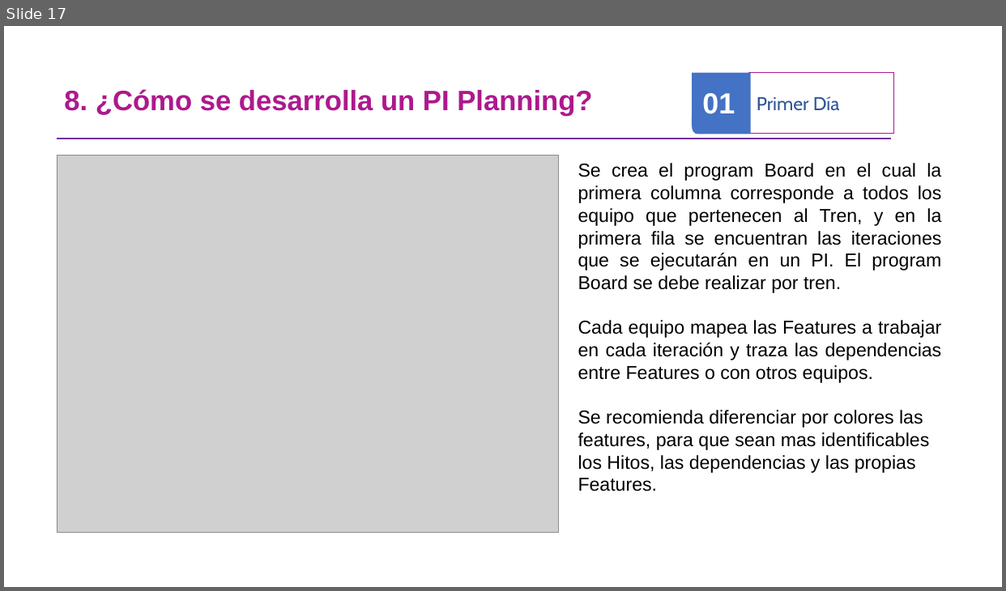
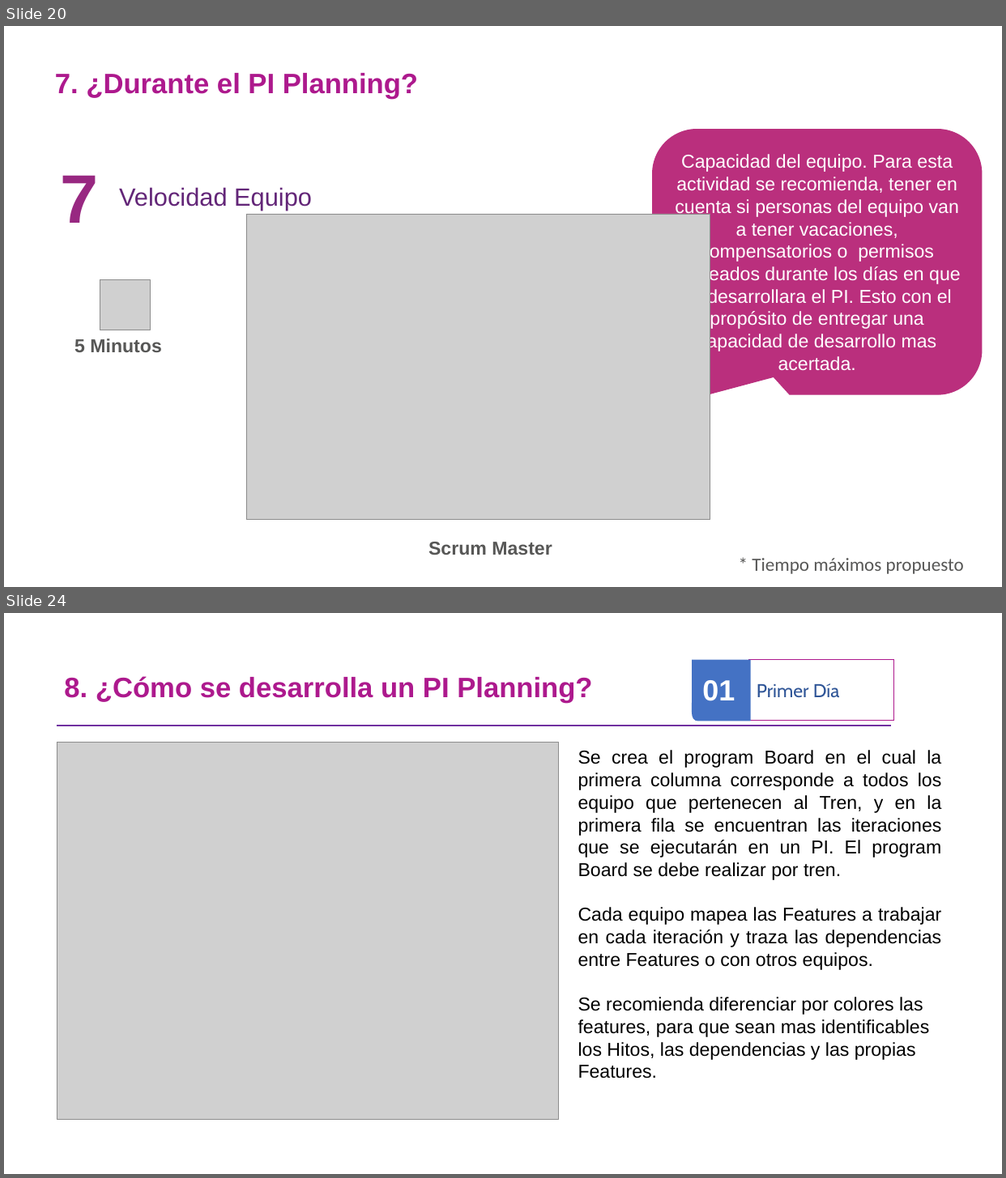
Before and after one commit to omesan/Agile, a slide deck: Stefanini/Stefanini.Clientes/Stefanini.Cliente.Experian/Guia PIPlanning _ExperianV1.0.pptx. Shown one above the other, each under a label of ours: slide 17 before the commit, slides 20 and 24 after it; the slides between them are not shown. The pictures are 1006x591 and 1006x1178 pixels, drawn with LibreOffice and Linux fonts; fonts in the diff are those of the drawing; grey boxes stand for pictures; background and template pictures are left out. Boxes give left, top, right and bottom in pixels: in the first picture for what was removed or moved away, otherwise in the second. Text is boxed around its words. In the diff, an @@ line names an element or a change of style, - is before the commit and + after.

```diff
--- a/Stefanini/Stefanini.Clientes/Stefanini.Cliente.Experian/Guia PIPlanning _ExperianV1.0.pptx
+++ b/Stefanini/Stefanini.Clientes/Stefanini.Cliente.Experian/Guia PIPlanning _ExperianV1.0.pptx
@@ slide 20 added at box(4, 26, 1002, 587), background #FFFFFF @@
@@ text added at box(55, 73, 418, 99), 27 pt, text #AD198D, bold @@
+7. ¿Durante el PI Planning?
@@ rounded speech box added at box(653, 130, 982, 395), fill #BA2F7D, outline #BA2F7D 1 pt, 18 pt, text #FFFFFF @@
+Capacidad del equipo. Para esta actividad se recomienda, tener en cuenta si personas del equipo van a tener vacaciones, compensatorios o permisos planeados durante los días en que se desarrollara el PI. Esto con el propósito de entregar una capacidad de desarrollo mas acertada.
@@ text added at box(61, 175, 99, 223), 66 pt, text #982881, bold @@
+7
@@ text added at box(119, 187, 312, 211), 24 pt, text #632678 @@
+Velocidad Equipo
@@ picture added at box(246, 214, 710, 520) @@
@@ picture added at box(100, 280, 150, 331) @@
@@ text added at box(74, 339, 161, 352), 18 pt, text #575756, bold @@
+5 Minutos
@@ text added at box(428, 542, 552, 555), 18 pt, text #575756, bold @@
+Scrum Master
@@ text added at box(752, 558, 964, 574), 18 pt, text #575756 @@
+* Tiempo máximos propuesto
@@ what was slide 17 is now slide 24 @@
```
Also in this commit, not shown: 10 slides changed, 8 other slides added, 2 slides removed, 15 other files.
